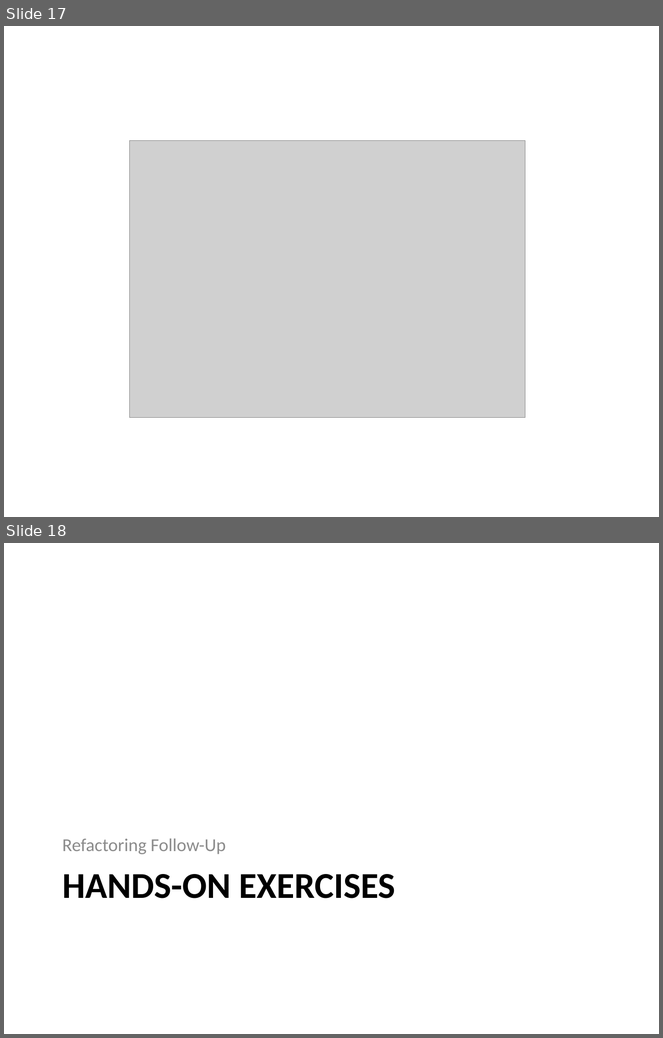
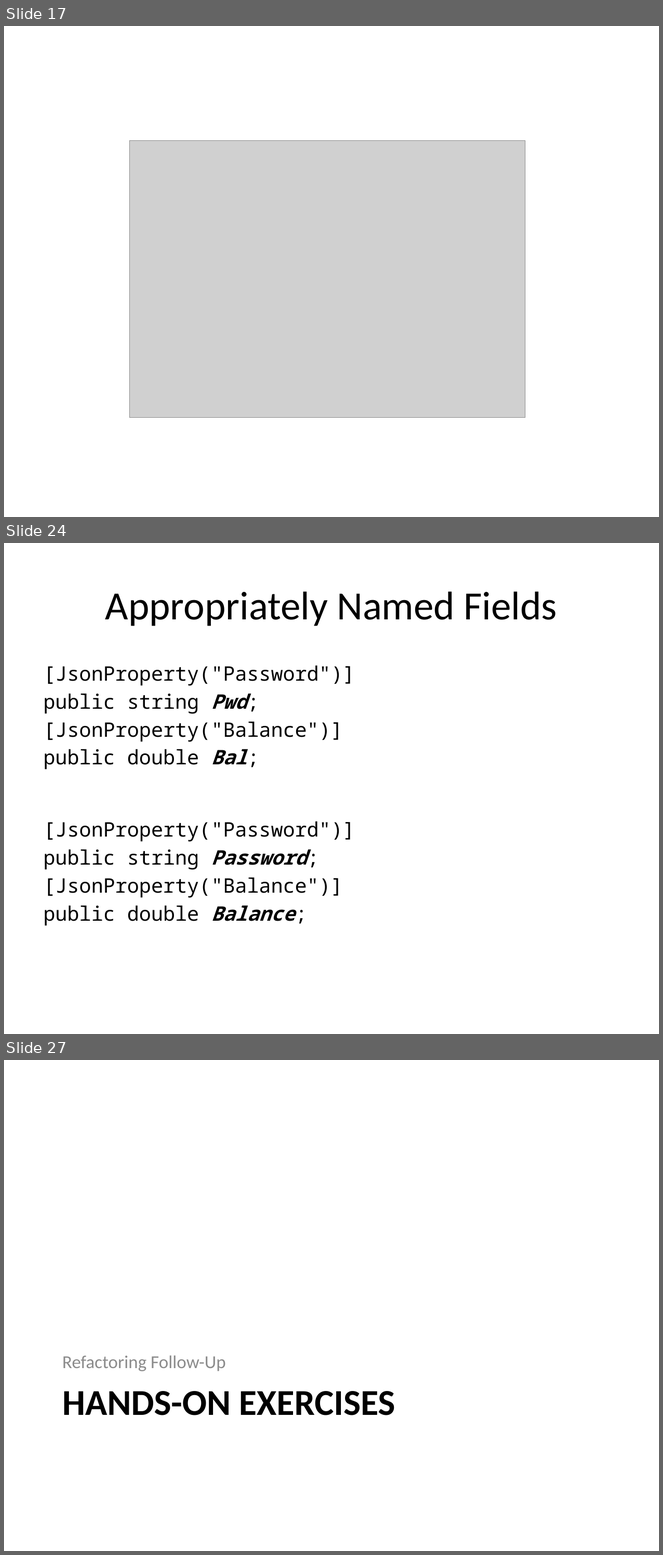
Before and after one commit to bkraitberg/refactoring-training-2.0, a slide deck: Docs/Refactoring-2.0.pptx. Shown one above the other, each under a label of ours: slides 17 and 18 before the commit, slides 17, 24 and 27 after it; the slides between them are not shown. The pictures are 663x1038 and 663x1555 pixels, drawn with LibreOffice and Linux fonts; fonts in the diff are those of the drawing; grey boxes stand for pictures. Boxes give left, top, right and bottom in pixels: in the first picture for what was removed or moved away, otherwise in the second. Text is boxed around its words. In the diff, an @@ line names an element or a change of style, - is before the commit and + after.

```diff
--- a/Docs/Refactoring-2.0.pptx
+++ b/Docs/Refactoring-2.0.pptx
@@ slide 24 added at box(4, 543, 659, 1034), background #FFFFFF @@
@@ title added at box(105, 591, 557, 626), 44 pt, text #000000 @@
+Appropriately Named Fields
@@ text added at box(44, 665, 355, 926), 22 pt, text #000000 @@
+[JsonProperty("Password")]
+public string Pwd;
+[JsonProperty("Balance")]
+public double Bal;
+[JsonProperty("Password")]
+public string Password;
+[JsonProperty("Balance")]
+public double Balance;
@@ what was slide 18 is now slide 27 @@
```
Also in this commit, not shown: 1 slide changed, 8 other slides added.
